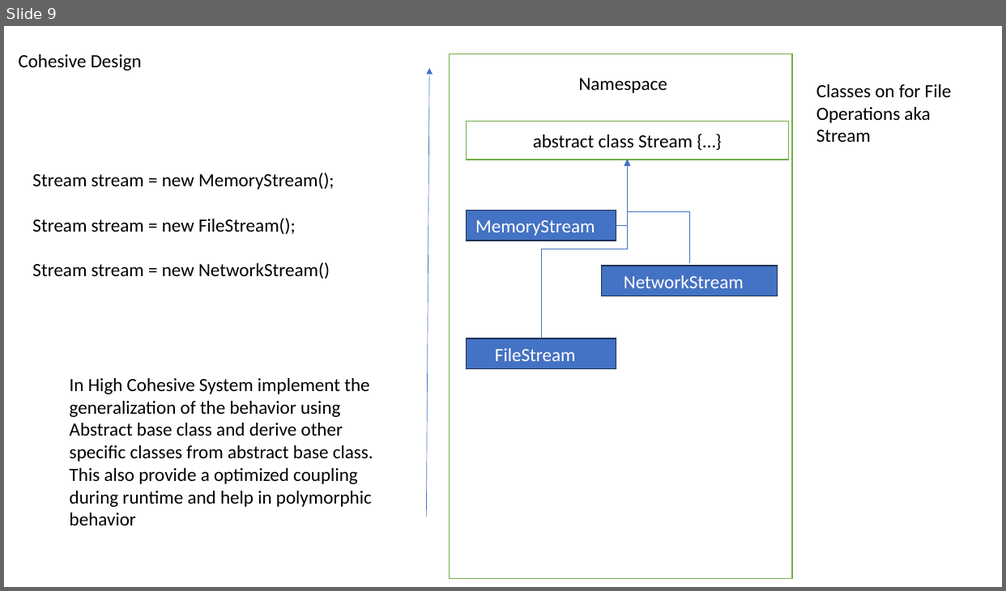
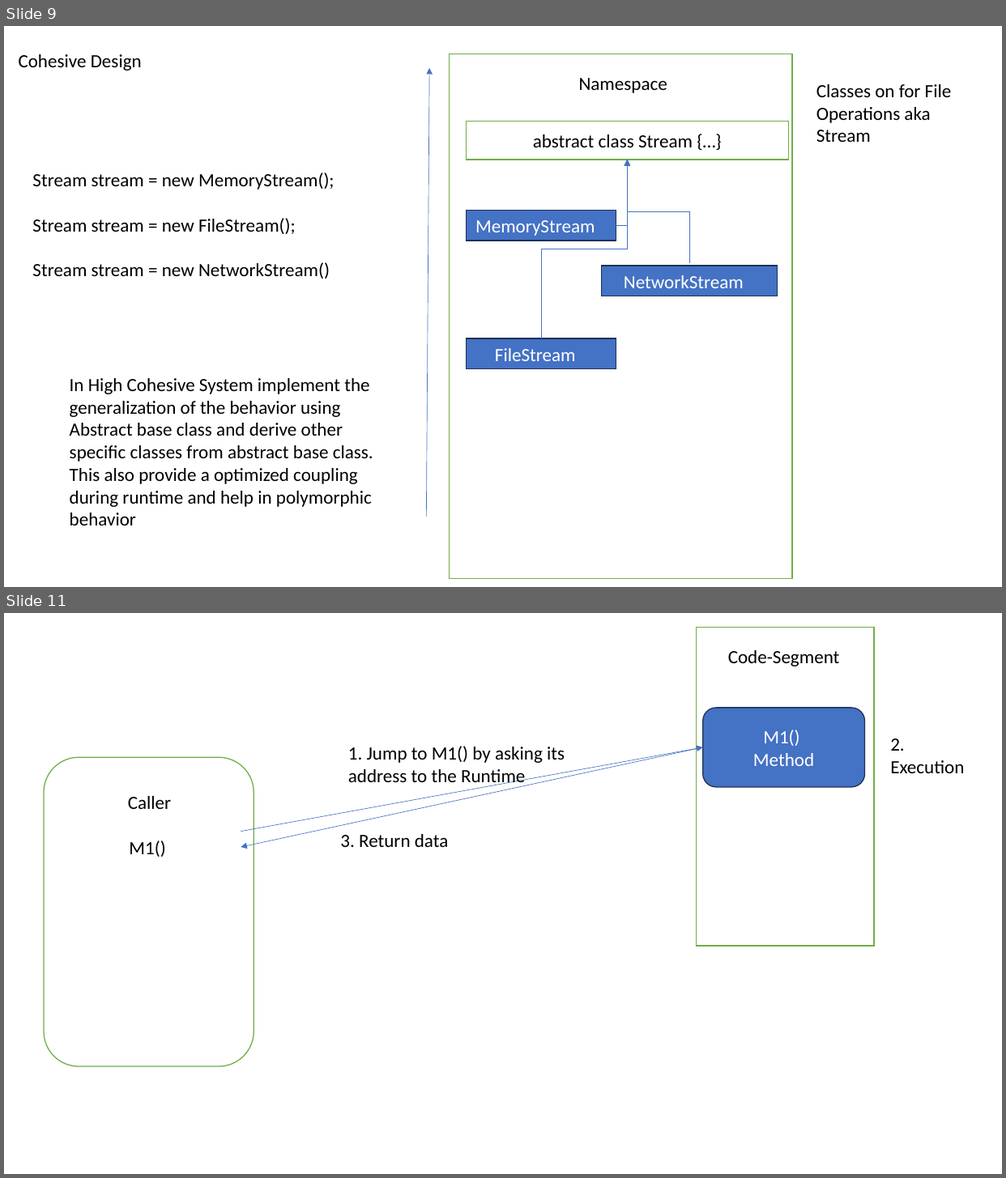
Before and after one commit to maheshsabnis/NetAppsNice, a slide deck: ppts.pptx. Shown one above the other, each under a label of ours: slide 9 before the commit, slides 9 and 11 after it; the slides between them are not shown. The pictures are 1006x591 and 1006x1178 pixels, drawn with LibreOffice and Linux fonts; fonts in the diff are those of the drawing. Boxes give left, top, right and bottom in pixels: in the first picture for what was removed or moved away, otherwise in the second. Text is boxed around its words. In the diff, an @@ line names an element or a change of style, - is before the commit and + after.

```diff
--- a/ppts.pptx
+++ b/ppts.pptx
@@ slide 11 added at [4, 613, 1002, 1174], background #FFFFFF @@
@@ rectangle added at [696, 628, 874, 946], fill #FFFFFF, outline #70AD47 1 pt @@
@@ text added at [728, 650, 840, 666], 18 pt, text #000000 @@
+Code-Segment
@@ rounded rectangle added at [703, 708, 865, 787], fill #4472C4, outline #1E3256 1 pt, 18 pt, text #FFFFFF @@
+M1()
+Method
@@ rounded rectangle added at [44, 757, 254, 1067], fill #FFFFFF, outline #70AD47 1 pt @@
@@ arrow added from (241, 832) to (703, 747), #4472C4 0.5 pt @@
@@ arrow added from (703, 747) to (241, 847), #4472C4 0.5 pt @@
@@ text added at [348, 746, 565, 787], 18 pt, text #000000 @@
+1. Jump to M1() by asking its address to the Runtime
@@ text added at [890, 739, 964, 773], 18 pt, text #000000 @@
+2. Execution
@@ text added at [128, 796, 171, 809], 18 pt, text #000000 @@
+Caller
@@ text added at [129, 841, 165, 857], 18 pt, text #000000 @@
+M1()
@@ text added at [340, 834, 448, 847], 18 pt, text #000000 @@
+3. Return data
```
Also in this commit, not shown: 1 slide changed, 1 other slide added, 1 other file.
